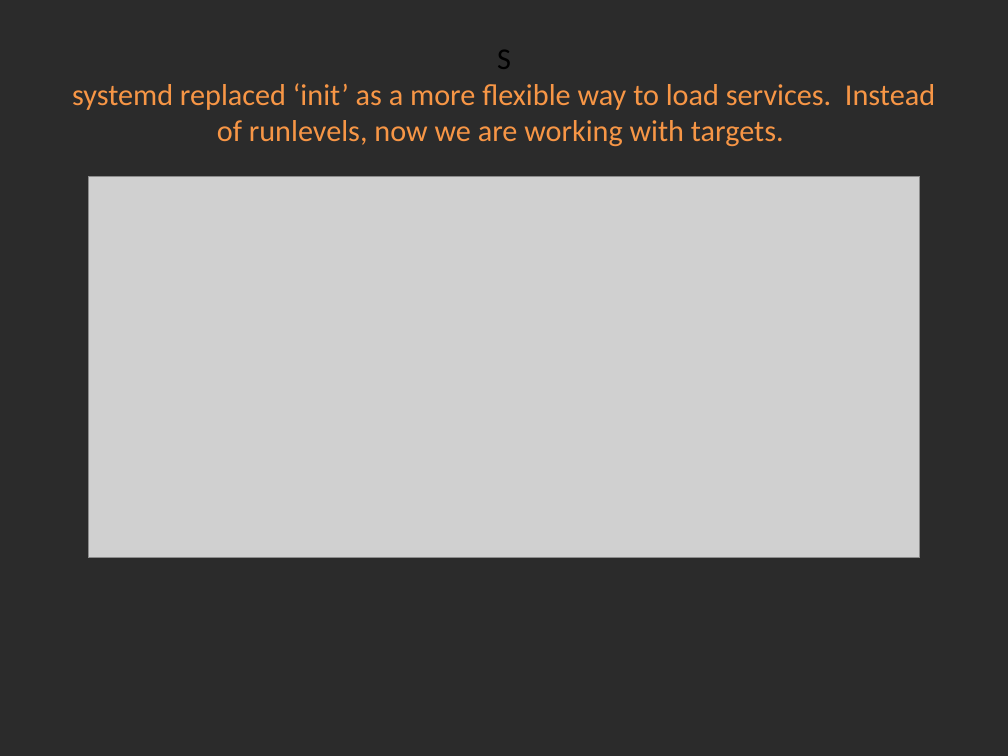
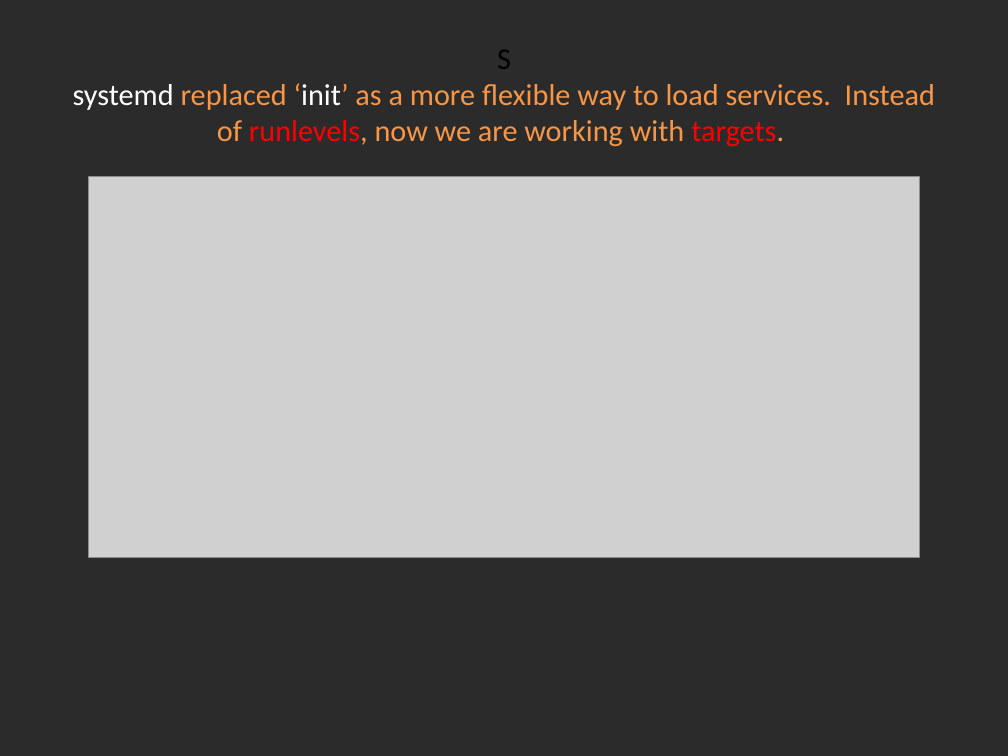
Before and after one commit to Academy-Soft-Intellect/Linux-Course, a slide deck: slide 2 of 10.SystemD_And_TheBootProcedure/10-SystemDAndTheBootProcedure.pptx. Drawn at 1008x756 pixels with LibreOffice and Linux fonts; fonts in the diff are those of the drawing; grey boxes stand for pictures; background and template pictures are left out; a plain dark background stands for a picture behind light text. Boxes give left, top, right and bottom in pixels: in the first picture for what was removed or moved away, otherwise in the second. Text is boxed around its words. In the diff, an @@ line names an element or a change of style, - is before the commit and + after.

```diff
--- a/10.SystemD_And_TheBootProcedure/10-SystemDAndTheBootProcedure.pptx
+++ b/10.SystemD_And_TheBootProcedure/10-SystemDAndTheBootProcedure.pptx
@@ title "S systemd replaced ‘init’ as ..." at bbox=[73, 50, 935, 146]: text colour #F79646 to #FFFFFF in "systemd ‘init’"; text colour #F79646 to #FF0000 in "runlevels, targets." @@
```
Also in this commit, not shown: 8 other slides changed, 2 other files.
